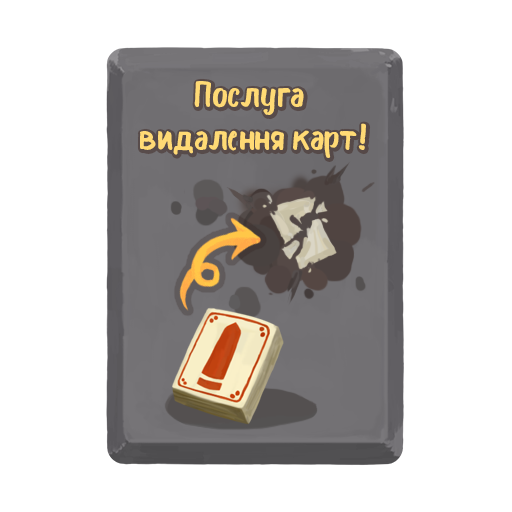
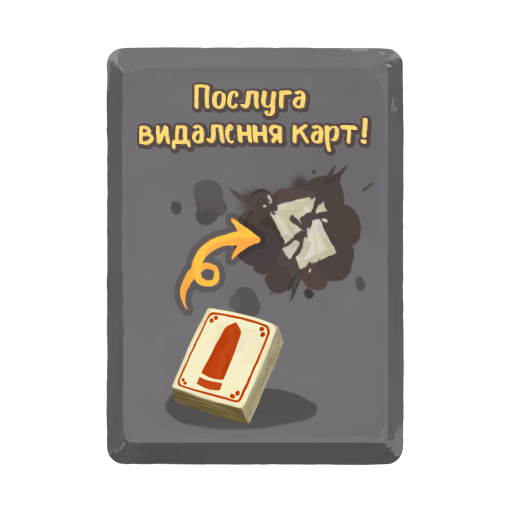
Comparing the layer stacks of the two 512×512 images. Changes:
removed layer "Послуга видалення карт!" from group "ukr" over [140, 81, 366, 158]
added layer "Layer 26" in group "ukr" over [137, 82, 372, 156]
